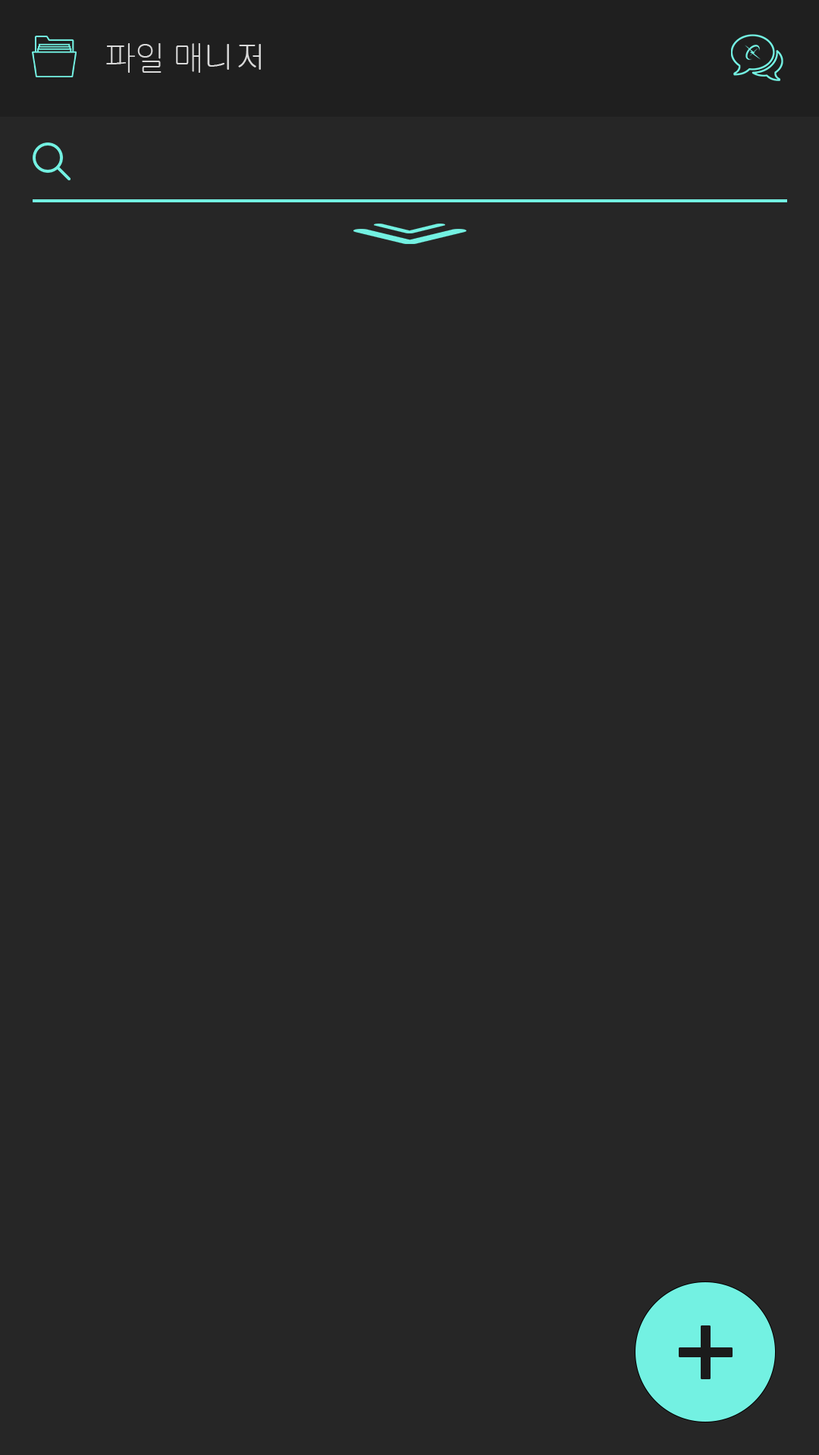
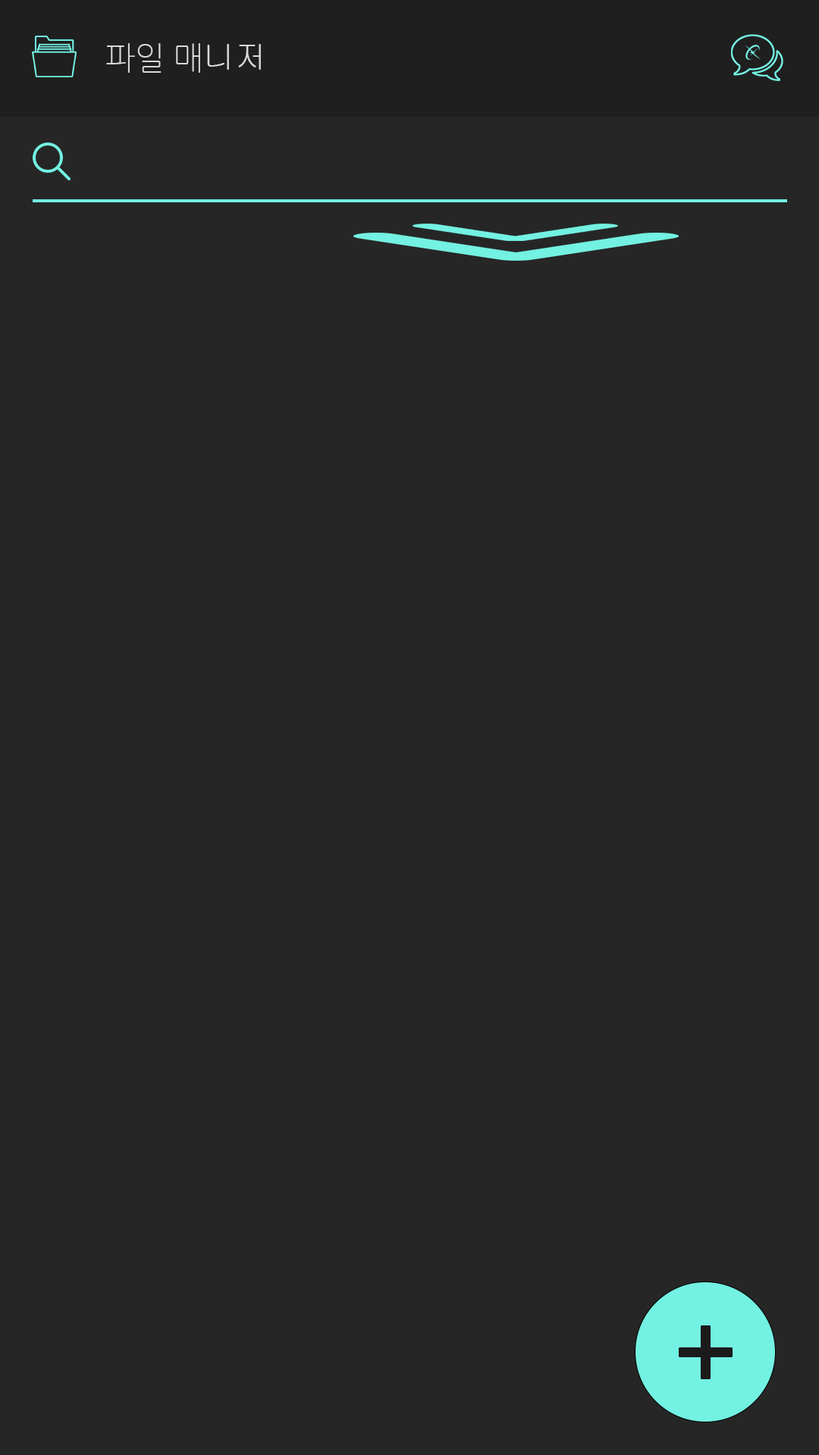
Layer changes from the first w=819, h=1455 image to the second:
painted on "arrow-down-sign-to-navigate 복사" over [373, 223, 618, 242]
painted on "arrow-down-sign-to-navigate" over [353, 228, 679, 261]
